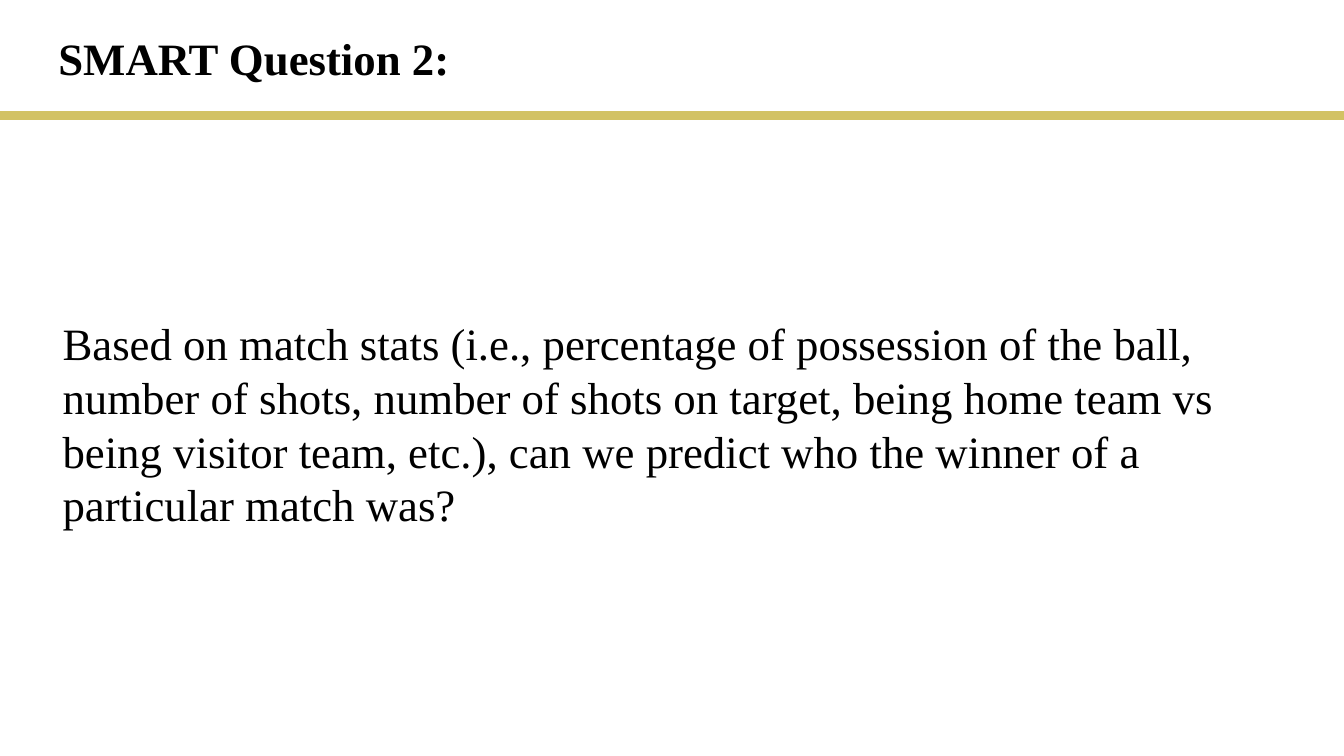
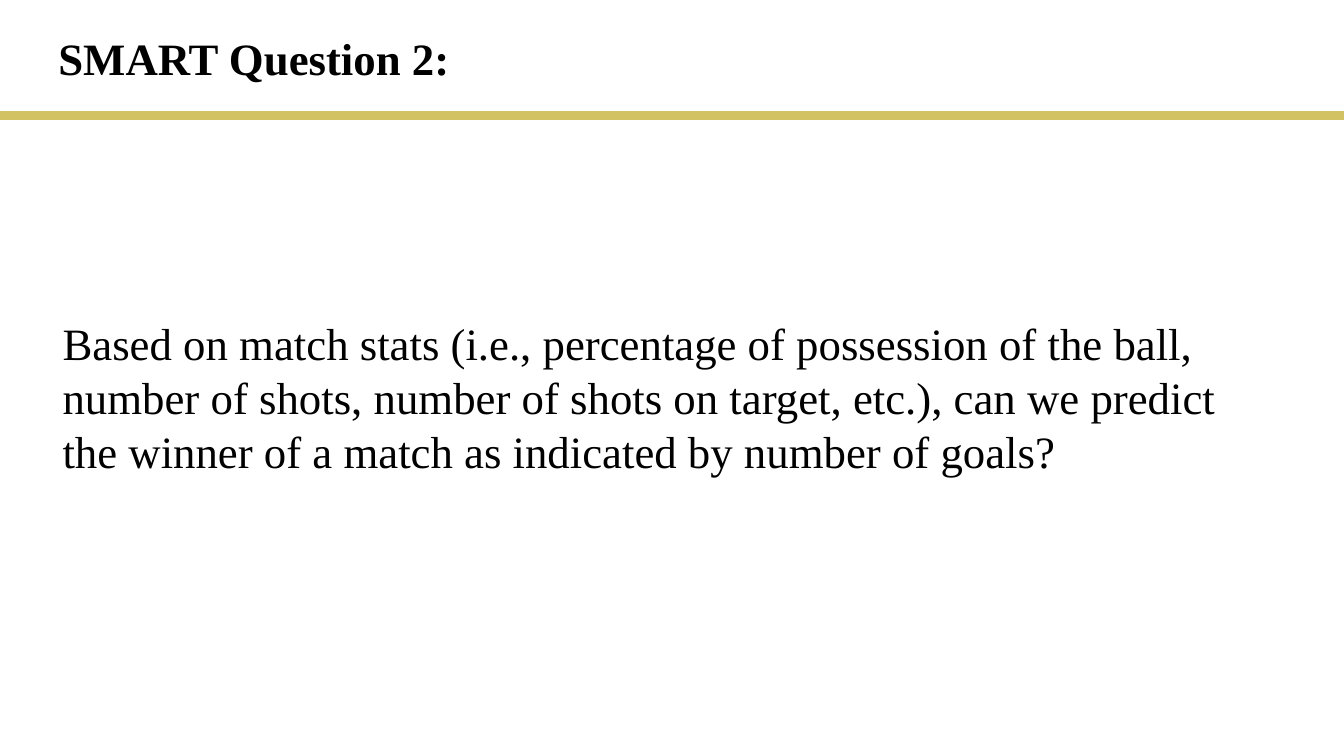
Before and after one commit to rmesina/T2_Codes-R-Us, a slide deck: slide 11 of final_project/T2_final_project.pptx. Drawn at 1344x756 pixels with LibreOffice and Linux fonts; fonts in the diff are those of the drawing. Boxes give left, top, right and bottom in pixels: in the first picture for what was removed or moved away, otherwise in the second. Text is boxed around its words. In the diff, an @@ line names an element or a change of style, - is before the commit and + after.

Commit message:
ppt

```diff
--- a/final_project/T2_final_project.pptx
+++ b/final_project/T2_final_project.pptx
@@ text at [63,328,1215,477]: text changed @@
-Based on match stats (i.e., percentage of possession of the ball, number of shots, number of shots on target, being home team vs being visitor team, etc.), can we predict who the winner of a particular match was?
+Based on match stats (i.e., percentage of possession of the ball, number of shots, number of shots on target, etc.), can we predict the winner of a match as indicated by number of goals?
```
Also in this commit, not shown: 5 slides added, 1 slide removed, 4 other files.
